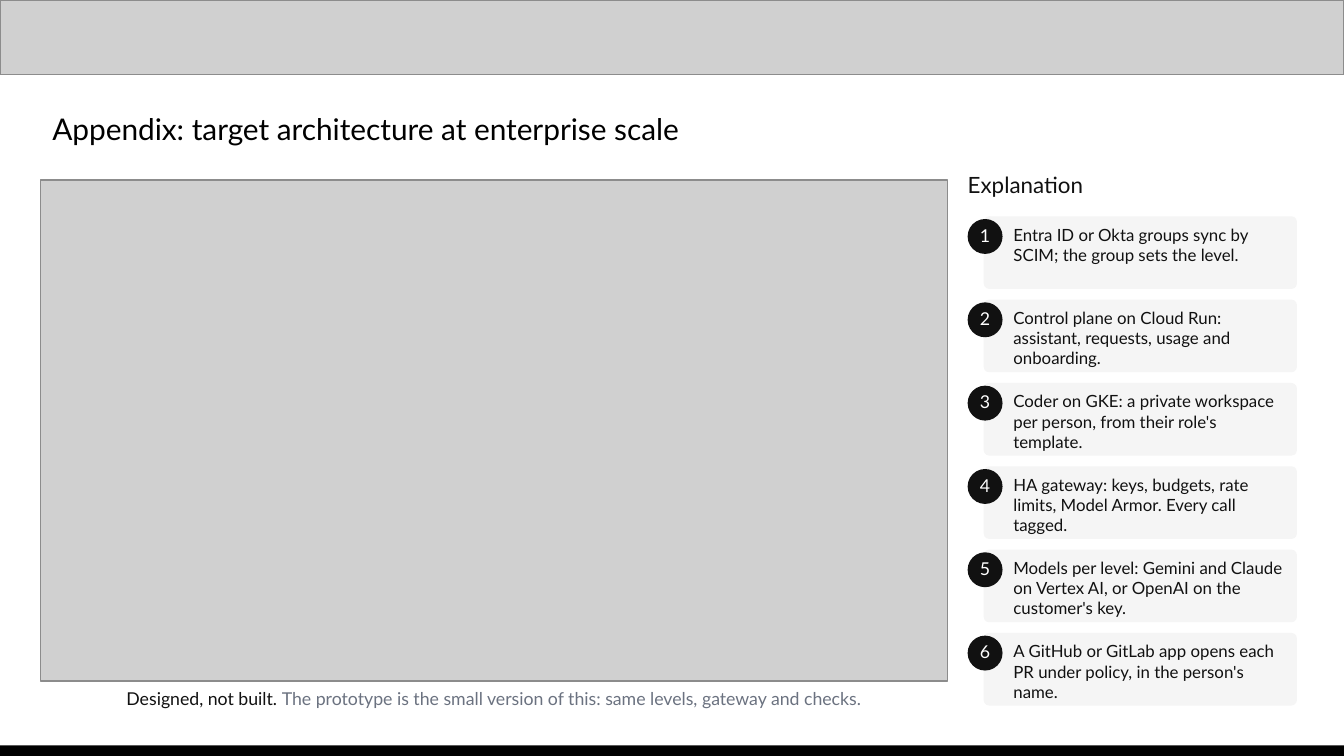
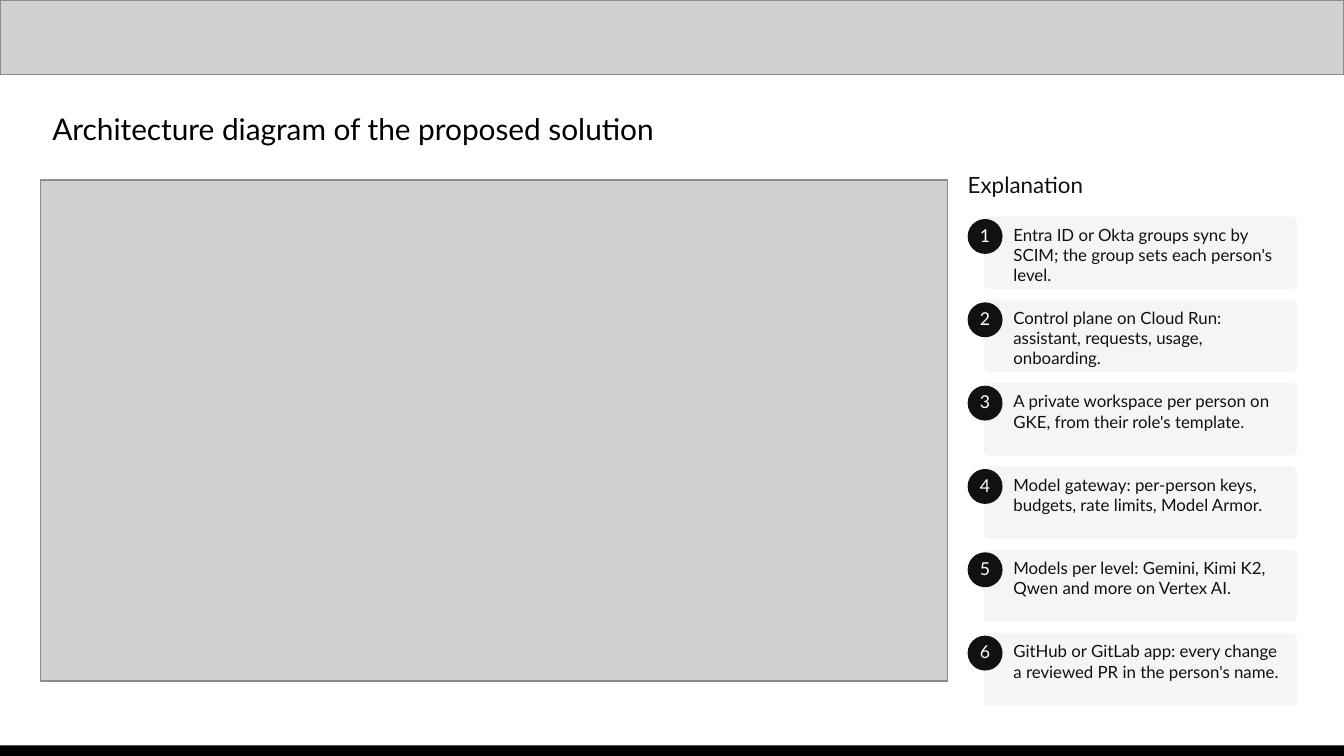
Before and after one commit to praveensaharan/RoleSpace, a slide deck: slide 9 of docs/deck/RoleSpace-AI-Builder-Cup-submission.pptx (slide 22 before the commit). Drawn at 1344x756 pixels with LibreOffice and Linux fonts; fonts in the diff are those of the drawing; grey boxes stand for pictures. Boxes give left, top, right and bottom in pixels: in the first picture for what was removed or moved away, otherwise in the second. Text is boxed around its words. In the diff, an @@ line names an element or a change of style, - is before the commit and + after.

Commit message:
[modify] pull requests opened and add privacy and terms pages

```diff
--- a/docs/deck/RoleSpace-AI-Builder-Cup-submission.pptx
+++ b/docs/deck/RoleSpace-AI-Builder-Cup-submission.pptx
@@ text at box(52, 118, 653, 146): text changed @@
-Appendix: target architecture at enterprise scale
+Architecture diagram of the proposed solution
@@ text at box(1013, 228, 1272, 281): text changed @@
-Entra ID or Okta groups sync by SCIM; the group sets the level.
+Entra ID or Okta groups sync by SCIM; the group sets each person's level.
@@ text at box(1013, 311, 1221, 367): text changed @@
-Control plane on Cloud Run: assistant, requests, usage and onboarding.
+Control plane on Cloud Run: assistant, requests, usage, onboarding.
@@ text at box(1013, 394, 1269, 431): text changed @@
-Coder on GKE: a private workspace per person, from their role's template.
+A private workspace per person on GKE, from their role's template.
@@ text at box(1013, 478, 1262, 514): text changed @@
-HA gateway: keys, budgets, rate limits, Model Armor. Every call tagged.
+Model gateway: per-person keys, budgets, rate limits, Model Armor.
@@ text at box(1013, 561, 1266, 597): text changed @@
-Models per level: Gemini and Claude on Vertex AI, or OpenAI on the customer's key.
+Models per level: Gemini, Kimi K2, Qwen and more on Vertex AI.
@@ text at box(1013, 644, 1278, 681): text changed @@
-A GitHub or GitLab app opens each PR under policy, in the person's name.
+GitHub or GitLab app: every change a reviewed PR in the person's name.
@@ text removed at box(126, 692, 861, 709) @@
-Designed, not built. The prototype is the small version of this: same levels, gateway and checks.
```
Also in this commit, not shown: 6 other slides changed, 1 slide added, 7 slides removed, 16 other files.
